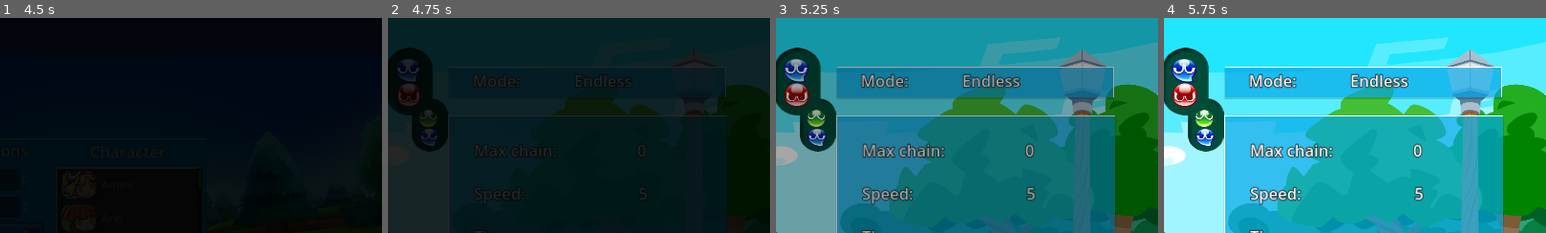
Above: before the commit, frames 1-4 (left to right).
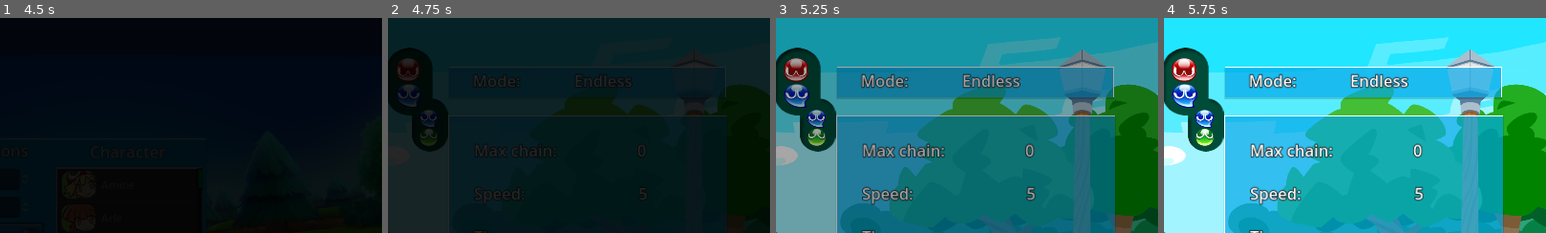
Above: after the commit, the same moments.

Repository: Mageh533/QuickPPOnline
Game: Godot game, scene res://Scenes/UI/MainMenu.tscn
Two runs of this game, one before a commit and one after it. Both use one fixed random seed, a clock stepped at 60 frames per second and the inputs below.
Inputs (mouse positions are % of the whole screen's width and height, from its top left):
- Up to frame 1 (4.5 s): tap Enter at 0.5 s; move the mouse to (72, 45) at 0.52 s; hold Right (p1_right) 0.53-1.25 s; tap Keypad 5 (p2_down) at 0.6 s; tap Space (p1_up) at 0.77, 2.27 s; click "Play Solo" at 1.25 s; move the mouse to (30, 55) at 2.02 s; hold Right (p1_right) 2.03-2.75 s; tap Keypad 4 (p2_left) at 2.1 s; click "Endless" at 2.75 s; click "Start" at 3.5 s; click "Start" at 4.25 s
- Up to frame 2 (4.75 s): no input
- Up to frame 3 (5.25 s): move the mouse to (60, 28) at 5.02 s; hold Left (p1_left) from 5.03 s (still down); tap Keypad 6 (p2_right) at 5.1 s
- Up to frame 4 (5.75 s): keep holding Left (p1_left)
The pictures show only the part of the screen within x 44-94%, y 0-50%; the shares and areas given below are measured in that part.

Frame 1 is identical in both runs. In frame 2, 0.9% of the frame differs, in the area x 2-13%, y 18-60%; in frame 3, 1.7%; in frame 4, 1.8%, in the area x 2-14%, y 18-60%.

Commit message:
Fixed puyo 1 and 2 showing wrong order

Diff:
--- a/Scripts/Game/PuyoGame.gd
+++ b/Scripts/Game/PuyoGame.gd
@@ -297,8 +297,8 @@
 		get_node("PuyoDrop" + bg +  "/SpriteSet" + pSet +"/Puyo2").show()
 		get_node("PuyoDrop" + bg +  "/SpriteSet" + pSet +"/Puyo4").hide()
 		# Play anims
-		get_node("PuyoDrop" + bg +  "/SpriteSet" + pSet +"/Puyo1").play(puyosI[0])
-		get_node("PuyoDrop" + bg +  "/SpriteSet" + pSet +"/Puyo2").play(puyosI[1])
+		get_node("PuyoDrop" + bg +  "/SpriteSet" + pSet +"/Puyo1").play(puyosI[1])
+		get_node("PuyoDrop" + bg +  "/SpriteSet" + pSet +"/Puyo2").play(puyosI[0])
 
 func _on_next_puyo_sent(puyos):
 	if firstPuyoSet < 2:
